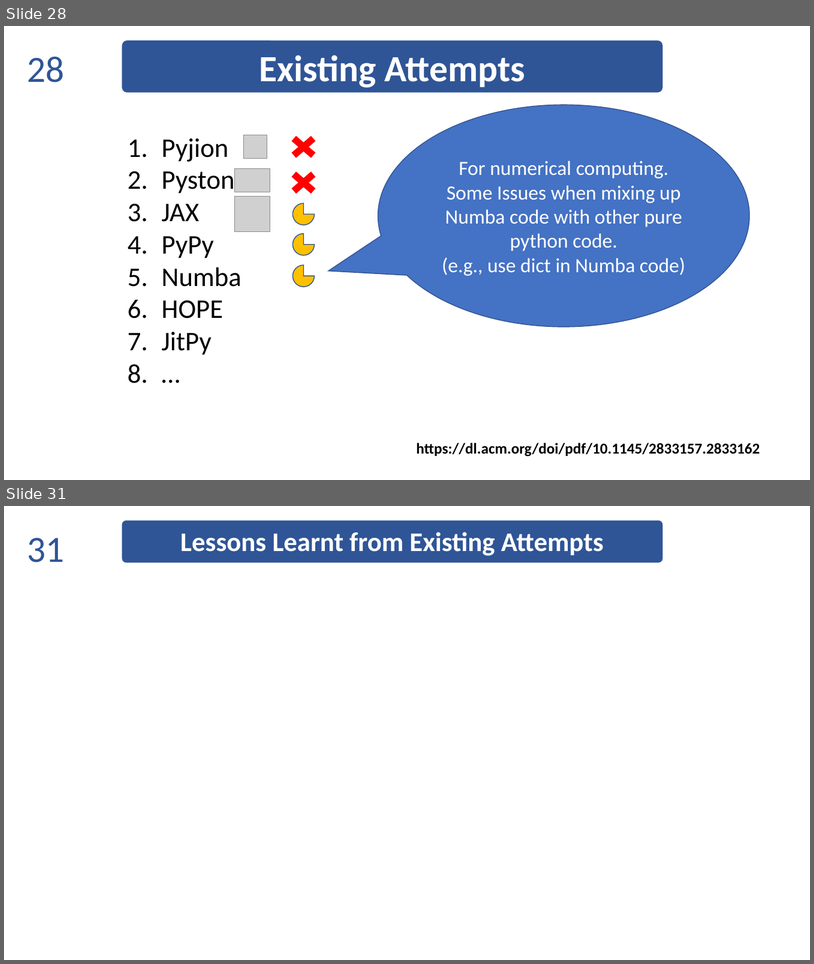
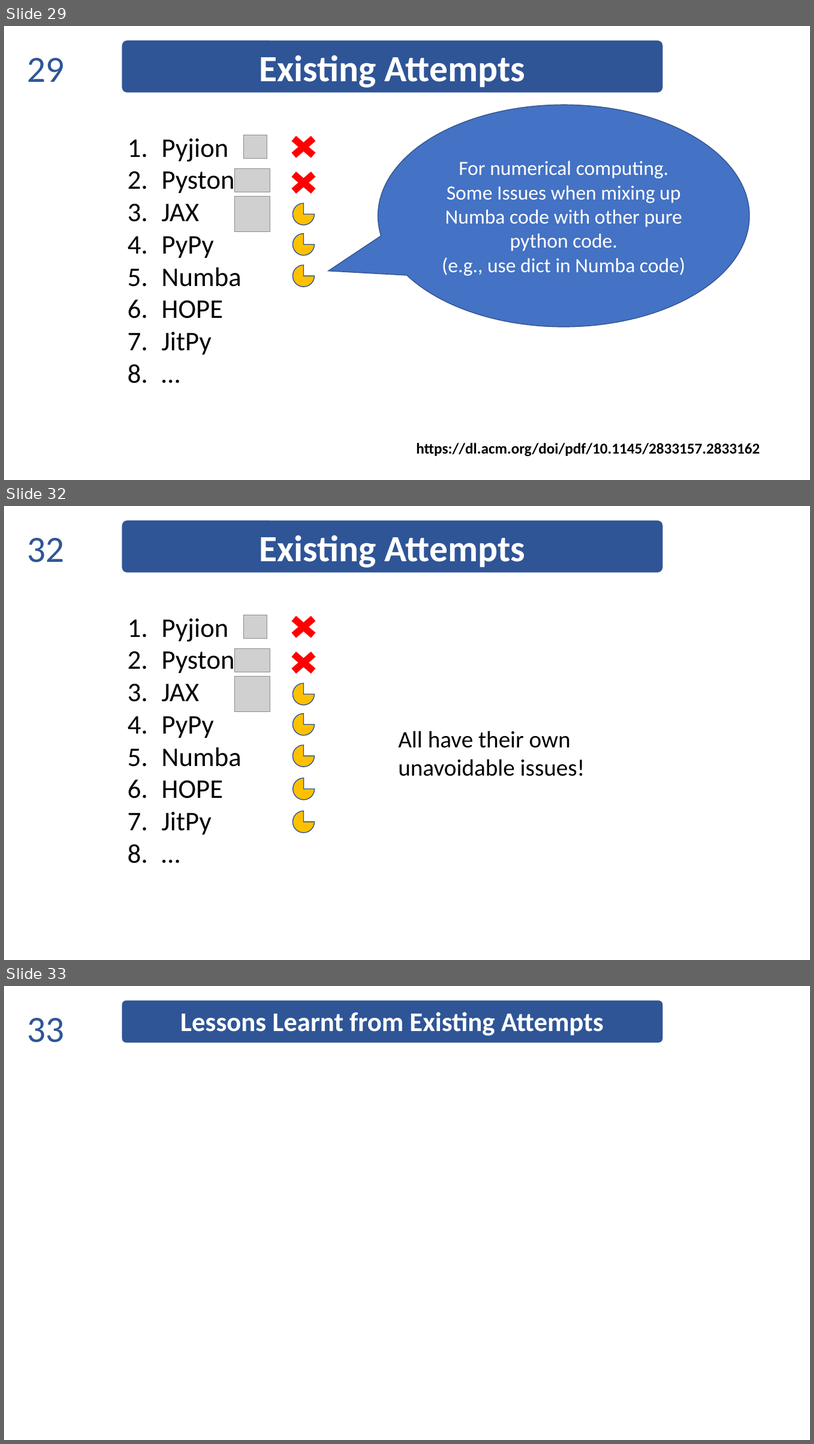
Before and after one commit to thautwarm/diojit, a slide deck: docs/Taine.pptx. Shown one above the other, each under a label of ours: slides 28 and 31 before the commit, slides 29, 32 and 33 after it; the slides between them are not shown. The pictures are 814x964 and 814x1444 pixels, drawn with LibreOffice and Linux fonts; fonts in the diff are those of the drawing; grey boxes stand for pictures. Boxes give left, top, right and bottom in pixels: in the first picture for what was removed or moved away, otherwise in the second. Text is boxed around its words. In the diff, an @@ line names an element or a change of style, - is before the commit and + after.

```diff
--- a/docs/Taine.pptx
+++ b/docs/Taine.pptx
@@ slide 32 added at box(4, 506, 810, 960), background #FFFFFF @@
@@ rounded rectangle added at box(122, 520, 663, 573), fill #2F5597, outline #FFFFFF 1 pt, 44 pt, text #FFFFFF, bold @@
+Existing Attempts
@@ page number added at box(27, 538, 64, 562), 44 pt, text #2F5597 @@
+32
@@ cross added at box(284, 610, 323, 644), fill #FF0000, outline #FFFFFF 1 pt @@
@@ text added at box(162, 618, 242, 835), 32 pt, text #000000 @@
+1. Pyjion
+2. Pyston
+3. JAX
+4. PyPy
+5. Numba
+6. HOPE
+7. JitPy
+8. …
@@ picture added at box(243, 615, 267, 639) @@
@@ picture added at box(234, 649, 270, 672) @@
@@ cross added at box(284, 646, 323, 679), fill #FF0000, outline #FFFFFF 1 pt @@
@@ picture added at box(234, 676, 270, 712) @@
@@ pie slice (boxed as its full ellipse) added at box(293, 683, 315, 705), fill #FFC000, outline #325491 1 pt @@
@@ pie slice (boxed as its full ellipse) added at box(293, 714, 315, 735), fill #FFC000, outline #325491 1 pt @@
@@ text added at box(398, 730, 585, 776), 28 pt, text #000000 @@
+All have their own unavoidable issues!
@@ pie slice (boxed as its full ellipse) added at box(293, 745, 315, 767), fill #FFC000, outline #325491 1 pt @@
@@ pie slice (boxed as its full ellipse) added at box(293, 778, 315, 799), fill #FFC000, outline #325491 1 pt @@
@@ pie slice (boxed as its full ellipse) added at box(293, 811, 315, 832), fill #FFC000, outline #325491 1 pt @@
@@ what was slide 28 is now slide 29 @@
@@ page number at box(27, 58, 64, 82): text changed @@
-28
+29
@@ what was slide 31 is now slide 33 @@
@@ page number at box(27, 1018, 64, 1042): text changed @@
-31
+33
```
Also in this commit, not shown: 21 slides changed, 2 other slides added, 1 other file.
